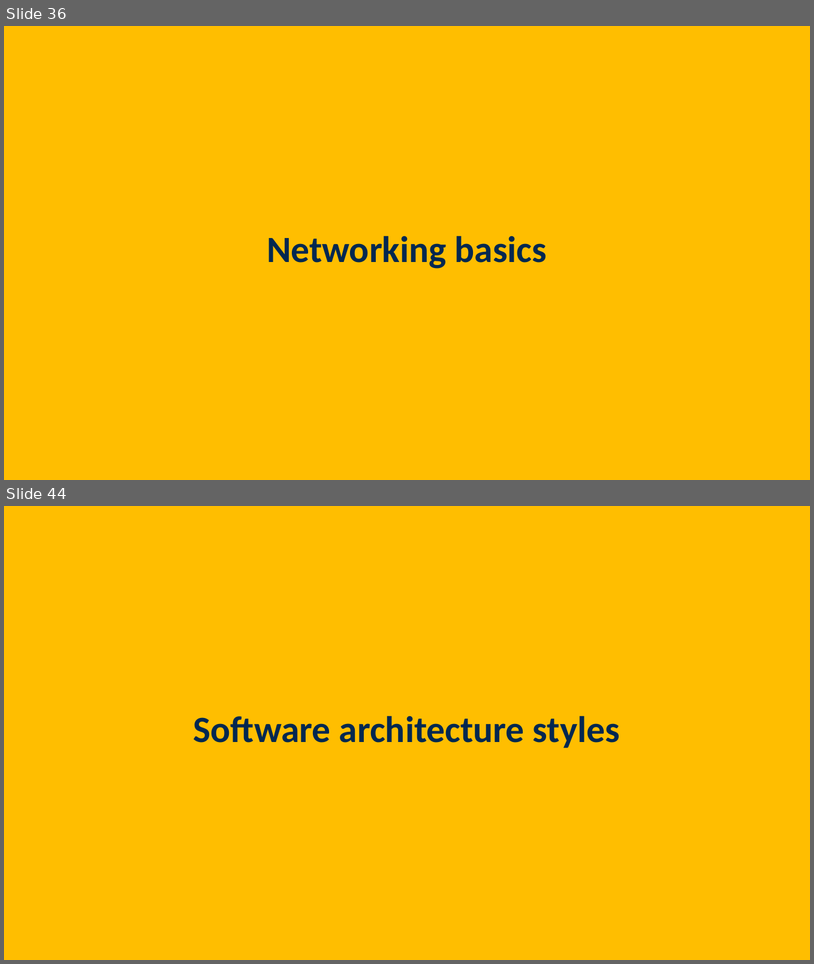
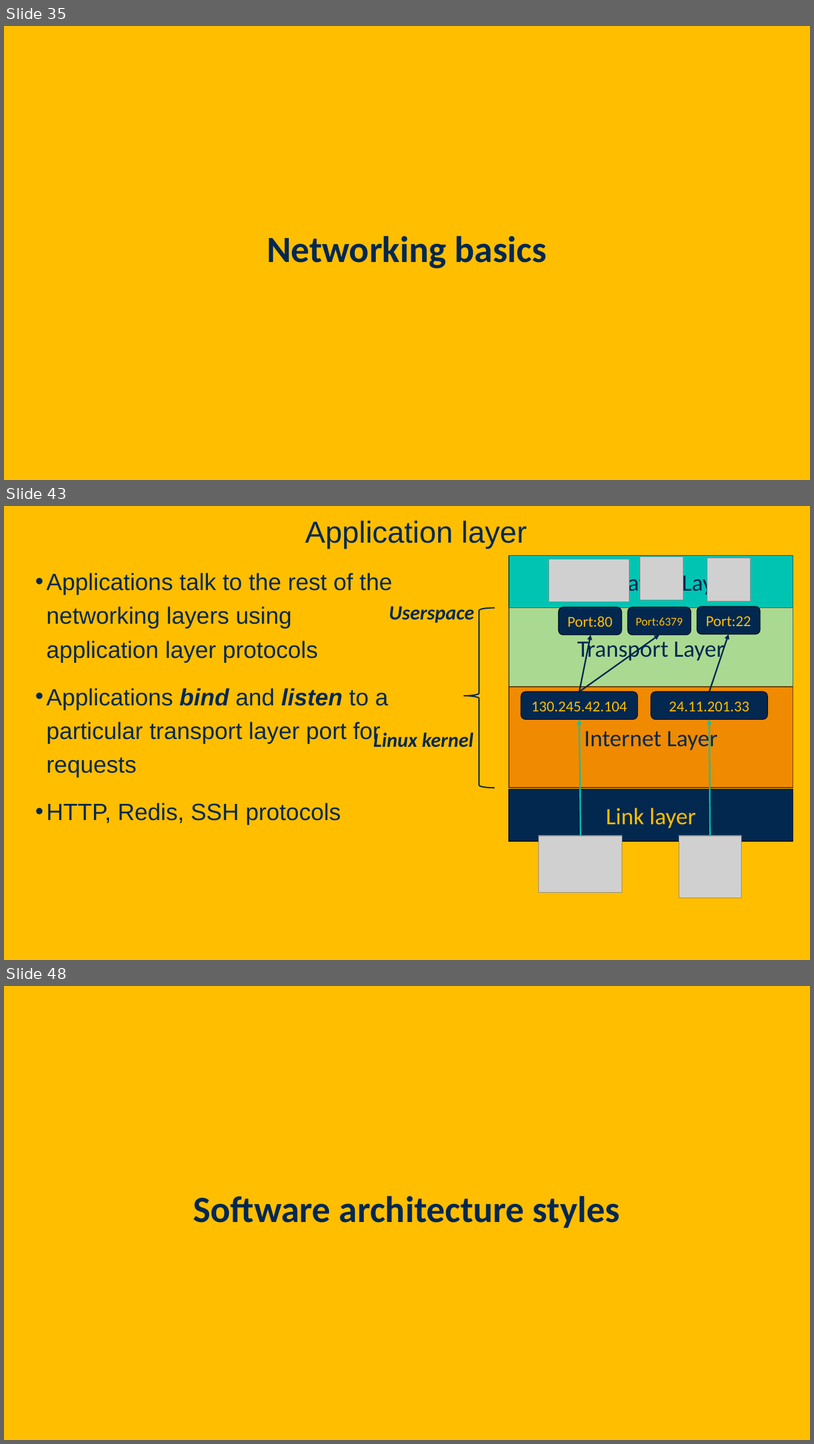
Before and after one commit to davsec-teaching/ECS160-Winter2025, a slide deck: slides/6_software_architecture.pptx. Shown one above the other, each under a label of ours: slides 36 and 44 before the commit, slides 35, 43 and 48 after it; the slides between them are not shown. The pictures are 814x964 and 814x1444 pixels, drawn with LibreOffice and Linux fonts; fonts in the diff are those of the drawing; grey boxes stand for pictures; background and template pictures are left out. Boxes give left, top, right and bottom in pixels: in the first picture for what was removed or moved away, otherwise in the second. Text is boxed around its words. In the diff, an @@ line names an element or a change of style, - is before the commit and + after.

```diff
--- a/slides/6_software_architecture.pptx
+++ b/slides/6_software_architecture.pptx
@@ slide 43 added at (x1=4, y1=506, x2=810, y2=960), background picture (left out) @@
@@ title added at (x1=305, y1=520, x2=527, y2=549), 36 pt, text #022850 @@
+Application layer
@@ picture added at (x1=549, y1=559, x2=630, y2=601) @@
@@ picture added at (x1=641, y1=557, x2=683, y2=600) @@
@@ picture added at (x1=708, y1=558, x2=750, y2=601) @@
@@ text added at (x1=47, y1=573, x2=392, y2=825), 28 pt, text #022850 @@
+• Applications talk to the rest of the networking layers using application layer protocols
+• Applications bind and listen to a particular transport layer port for requests
+• HTTP, Redis, SSH protocols
@@ text added at (x1=389, y1=606, x2=474, y2=623), 24 pt, text #022850, bold, italic @@
+Userspace
@@ right brace added at (x1=464, y1=607, x2=495, y2=787), outline #022850 1.5 pt @@
@@ rounded rectangle added at (x1=559, y1=607, x2=621, y2=635), fill #022850, outline #011223 1 pt, 18 pt, text #FFBE00 @@
+Port:80
@@ rounded rectangle added at (x1=629, y1=607, x2=691, y2=635), fill #022850, outline #011223 1 pt, 14 pt, text #FFBE00 @@
+Port:6379
@@ rounded rectangle added at (x1=697, y1=606, x2=760, y2=634), fill #022850, outline #011223 1 pt, 18 pt, text #FFBE00 @@
+Port:22
@@ arrow added from (580, 692) to (591, 635), #022850 1.75 pt @@
@@ arrow added from (580, 692) to (660, 635), #022850 1.75 pt @@
@@ arrow added from (710, 692) to (729, 634), #022850 1.75 pt @@
@@ rounded rectangle added at (x1=521, y1=692, x2=638, y2=720), fill #022850, outline #011223 1 pt, 18 pt, text #FFBE00 @@
+130.245.42.104
@@ rounded rectangle added at (x1=651, y1=692, x2=768, y2=720), fill #022850, outline #011223 1 pt, 18 pt, text #FFBE00 @@
+24.11.201.33
@@ group added at (x1=539, y1=720, x2=742, y2=898): 2 pictures, 2 arrows @@
@@ text added at (x1=374, y1=730, x2=474, y2=747), 24 pt, text #022850, bold, italic @@
+Linux kernel
@@ group added at (x1=509, y1=556, x2=794, y2=841): 4 rectangles @@
+Application Layer
+Transport Layer
+Internet Layer
+Link layer
@@ what was slide 36 is now slide 35 @@
@@ what was slide 44 is now slide 48 @@
```
Also in this commit, not shown: 13 slides changed, 39 other slides added, 3 slides removed.
